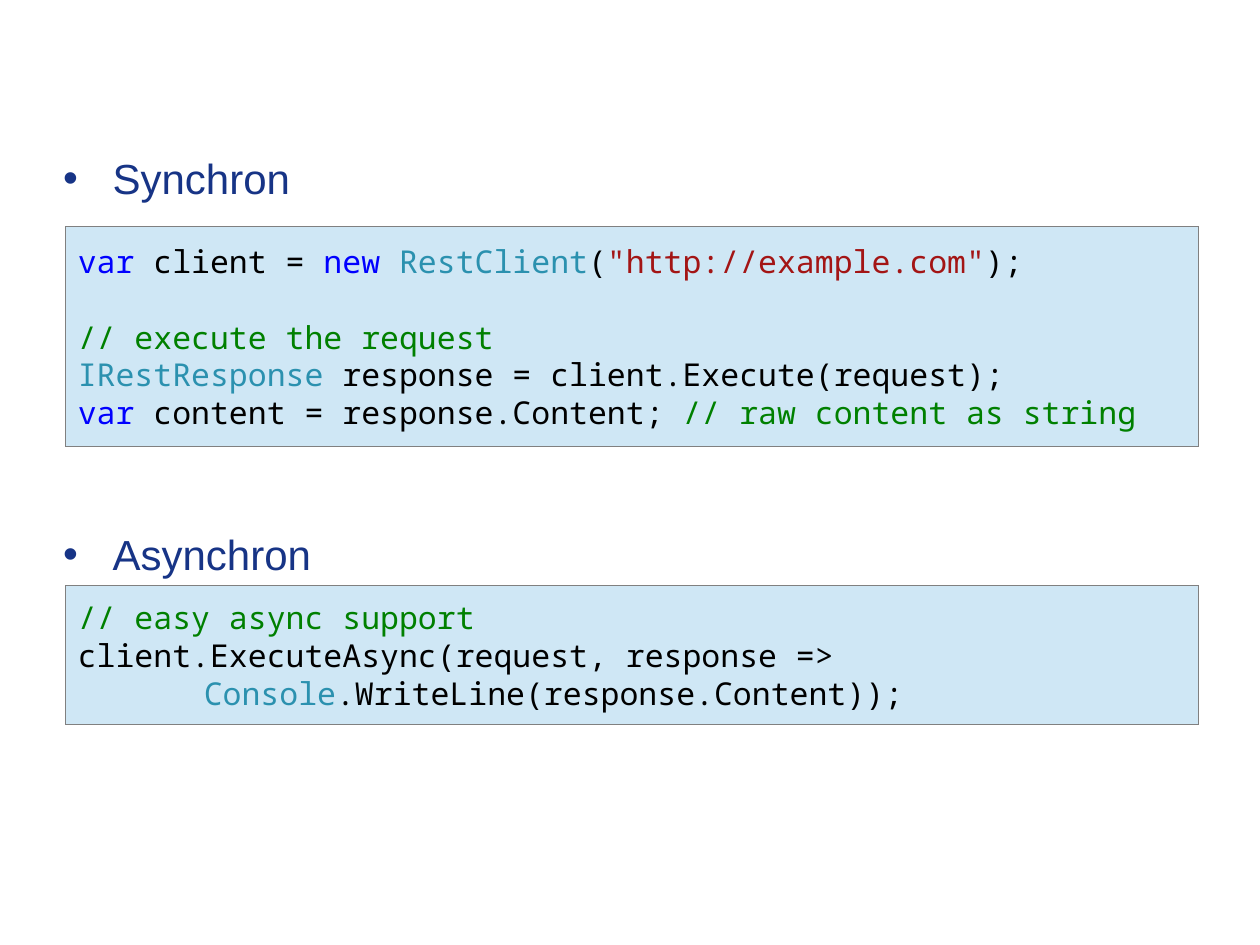
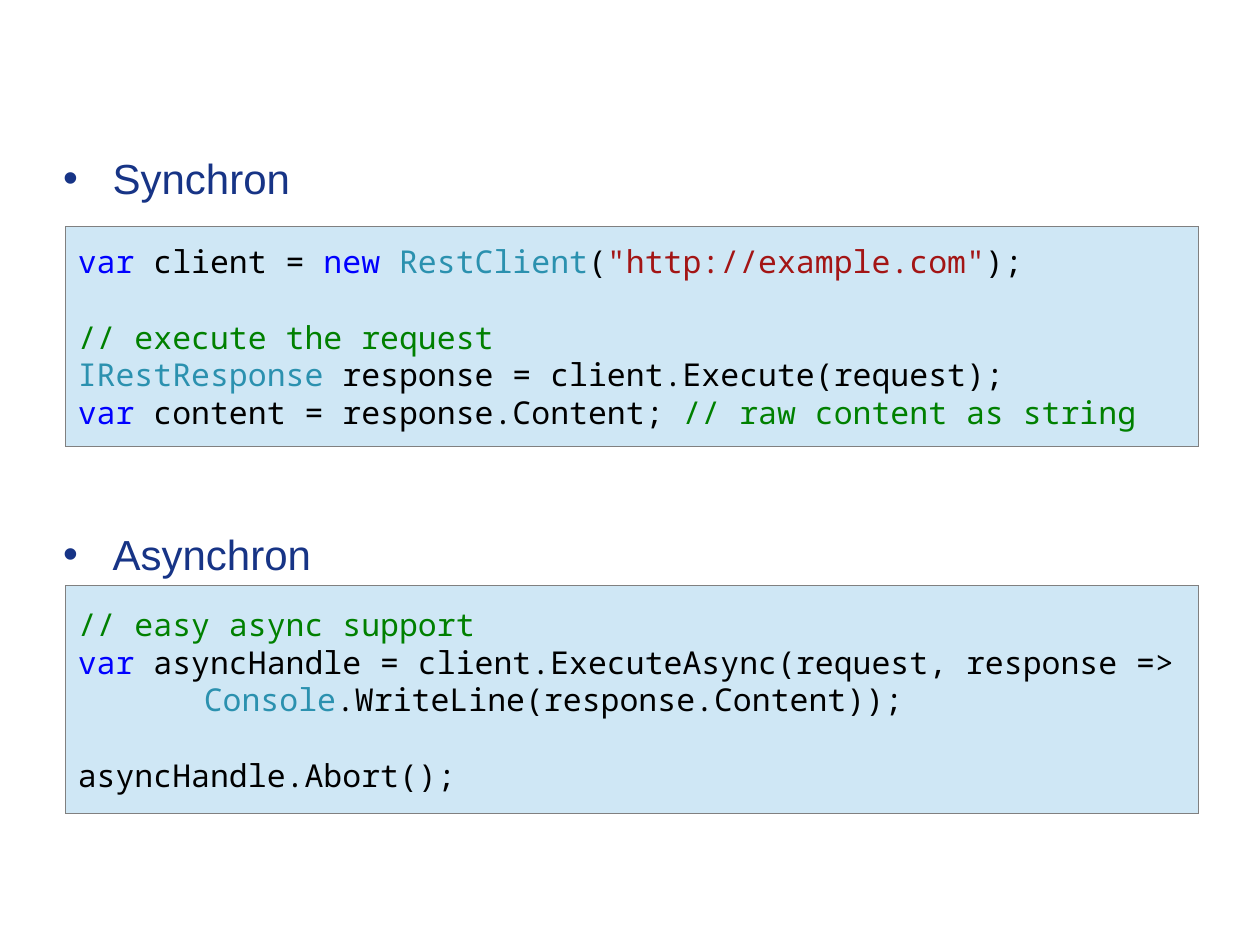
Before and after one commit to Timothep/MarathonWOShoes, a slide deck: slide 31 of BarefootMarathon.odp. Drawn at 1260x945 pixels with LibreOffice and Linux fonts; fonts in the diff are those of the drawing; background and template pictures are left out. Boxes give left, top, right and bottom in pixels: in the first picture for what was removed or moved away, otherwise in the second. Text is boxed around its words. In the diff, an @@ line names an element or a change of style, - is before the commit and + after.

```diff
--- a/BarefootMarathon.odp
+++ b/BarefootMarathon.odp
@@ rectangle "// easy async support": place and size @@
-rectangle "// easy async support" at <box>66,586,1198,724</box>
+rectangle "// easy async support" at <box>66,586,1198,814</box>
@@ text in rectangle at <box>78,650,1117,682</box>: text changed @@
-client.ExecuteAsync(request, response =>
+var asyncHandle = client.ExecuteAsync(request, response =>
@@ text in rectangle at <box>78,763,456,795</box>: paragraph added @@
+asyncHandle.Abort();
```
Also in this commit, not shown: 7 other slides changed, 2 other files.
